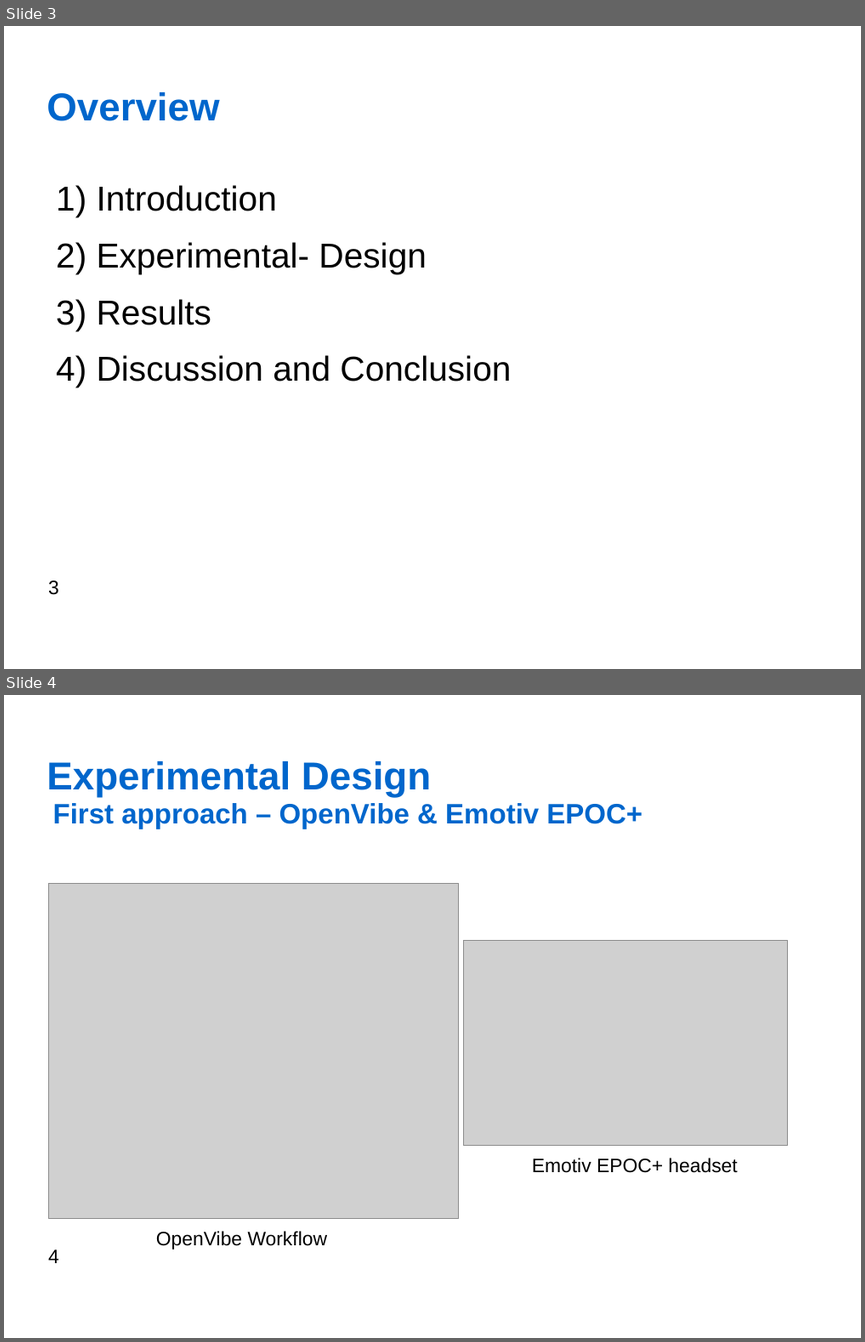
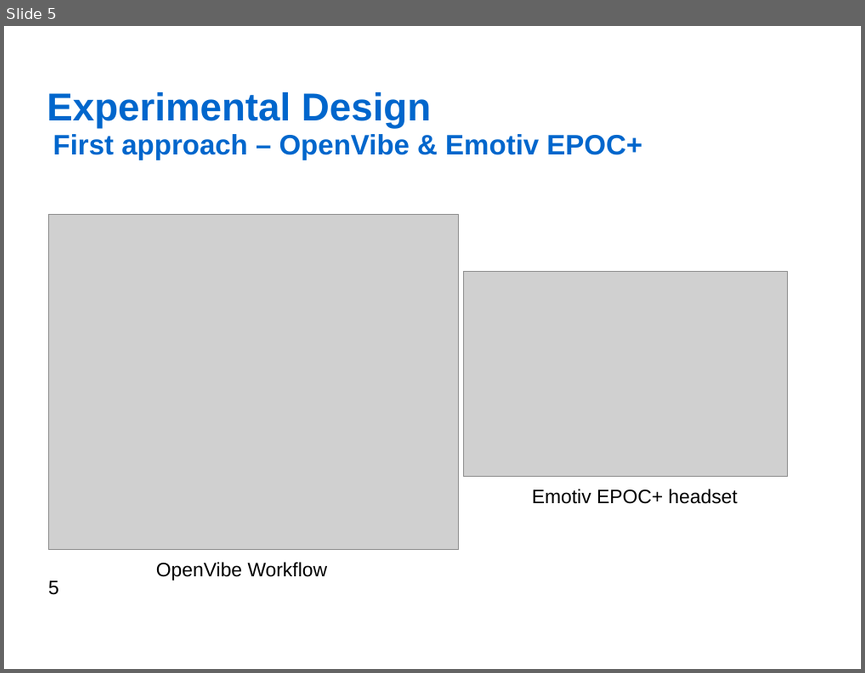
Before and after one commit to jfedjaev/NSTresearchPractice, a slide deck: Report/Presentation/Fedjaev_ResearchPractice.odp. Shown one above the other, each under a label of ours: slides 3 and 4 before the commit, slide 5 after it. The pictures are 865x1342 and 865x673 pixels, drawn with LibreOffice and Linux fonts; fonts in the diff are those of the drawing; grey boxes stand for pictures; background and template pictures are left out. Boxes give left, top, right and bottom in pixels: in the first picture for what was removed or moved away, otherwise in the second. Text is boxed around its words. In the diff, an @@ line names an element or a change of style, - is before the commit and + after.

```diff
--- a/Report/Presentation/Fedjaev_ResearchPractice.odp
+++ b/Report/Presentation/Fedjaev_ResearchPractice.odp
@@ slide 3 removed at (4,26,861,669), background #FFFFFF; not listed: 1 template element that a slide beside it also shows @@
@@ title removed at (46,92,219,121) @@
-Overview
@@ text removed at (97,185,511,381) @@
-1) Introduction
-2) Experimental- Design
-3) Results
-4) Discussion and Conclusion
@@ what was slide 4 is now slide 5 @@
@@ page number at (48,580,59,595): text changed @@
-4
+5
```
Also in this commit, not shown: 3 slides changed, 4 slides added, 1 other slide removed, 1 other file.
